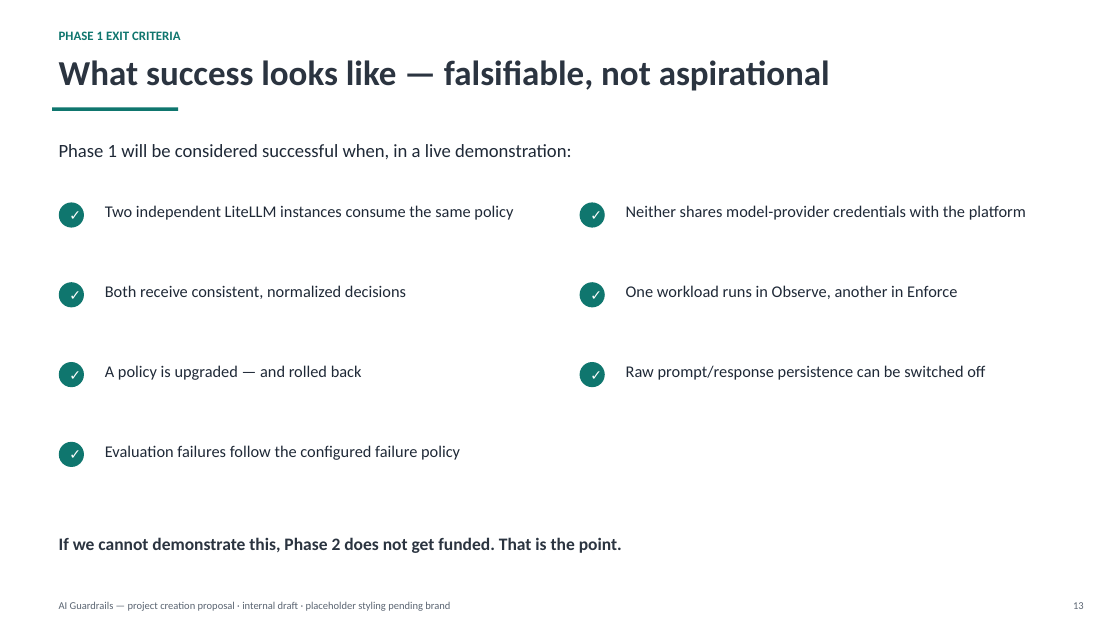
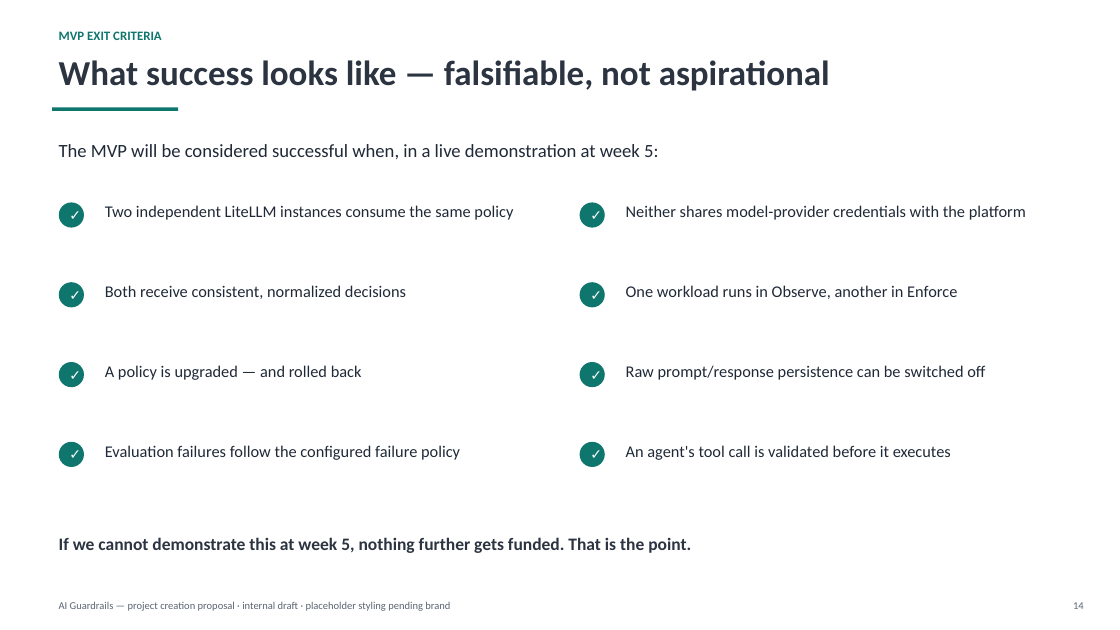
Before and after one commit to veglezMX/guardrails, a slide deck: slide 14 of solution-docs/40-sales-deck/AI-Guardrails-Project-Proposal.pptx (slide 13 before the commit). Drawn at 1120x630 pixels with LibreOffice and Linux fonts; fonts in the diff are those of the drawing. Boxes give left, top, right and bottom in pixels: in the first picture for what was removed or moved away, otherwise in the second. Text is boxed around its words. In the diff, an @@ line names an element or a change of style, - is before the commit and + after.

```diff
--- a/solution-docs/40-sales-deck/AI-Guardrails-Project-Proposal.pptx
+++ b/solution-docs/40-sales-deck/AI-Guardrails-Project-Proposal.pptx
@@ text at box(59, 31, 162, 40): text changed @@
-PHASE 1 EXIT CRITERIA
+MVP EXIT CRITERIA
@@ text at box(59, 144, 658, 159): text changed @@
-Phase 1 will be considered successful when, in a live demonstration:
+The MVP will be considered successful when, in a live demonstration at week 5:
@@ ellipse added at box(580, 442, 605, 467), fill #0F766E, 12 pt, text #FFFFFF, bold @@
+✓
@@ text added at box(626, 445, 951, 460), 14 pt, text #1F2937 @@
+An agent's tool call is validated before it executes
@@ text at box(59, 537, 691, 553): text changed @@
-If we cannot demonstrate this, Phase 2 does not get funded. That is the point.
+If we cannot demonstrate this at week 5, nothing further gets funded. That is the point.
@@ text at box(1073, 602, 1084, 609): text changed @@
-13
+14
```
Also in this commit, not shown: 6 other slides changed, 3 slides added, 2 slides removed, 1 other file.
